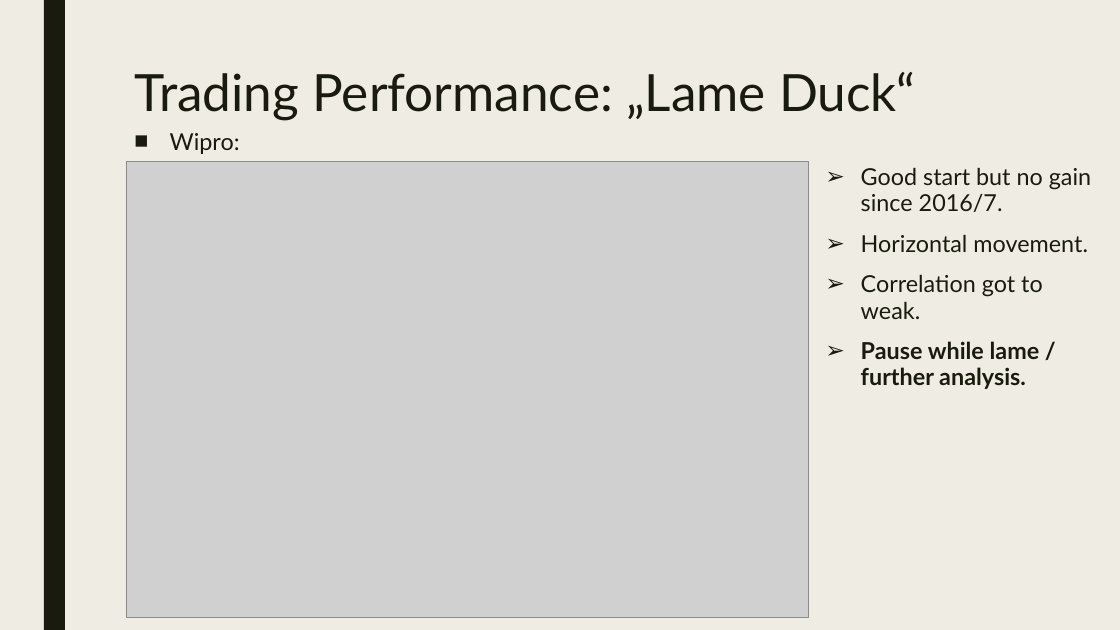
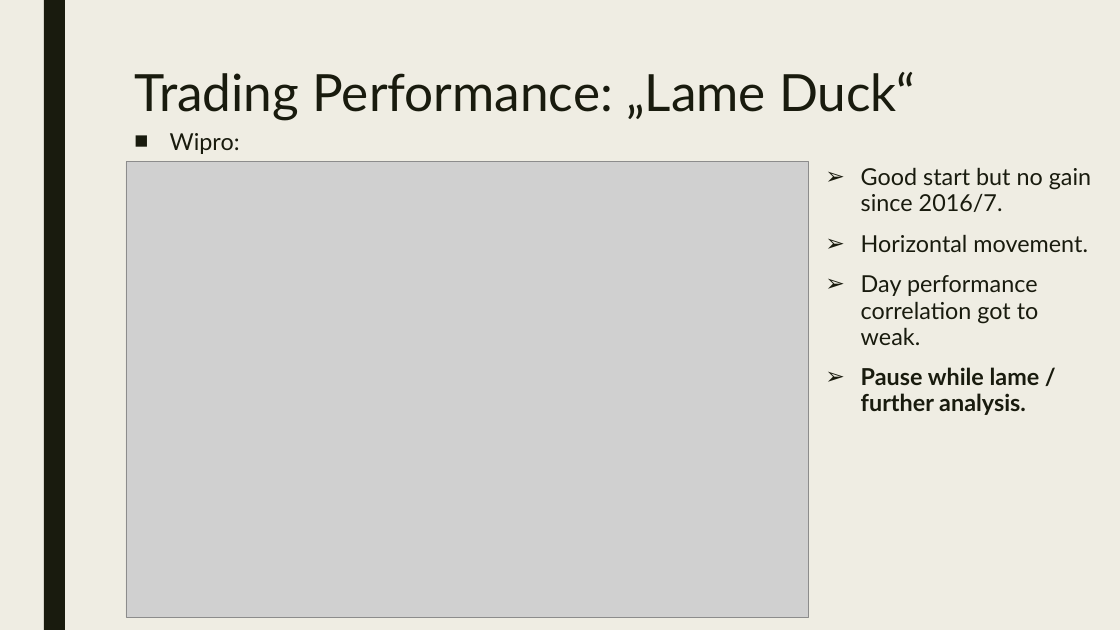
Before and after one commit to StefHai/NYCDS_Projects, a slide deck: slide 10 of 010 Shiny/Shiny Project Slides.pptx. Drawn at 1120x630 pixels with LibreOffice and Linux fonts; fonts in the diff are those of the drawing; grey boxes stand for pictures. Boxes give left, top, right and bottom in pixels: in the first picture for what was removed or moved away, otherwise in the second. Text is boxed around its words. In the diff, an @@ line names an element or a change of style, - is before the commit and + after.

```diff
--- a/010 Shiny/Shiny Project Slides.pptx
+++ b/010 Shiny/Shiny Project Slides.pptx
@@ text at bbox=[861, 275, 1039, 345]: text changed @@
-➢ Correlation got to weak.
+➢ Day performance correlation got to weak.
```
Also in this commit, not shown: 6 other slides changed, 1 other file.
